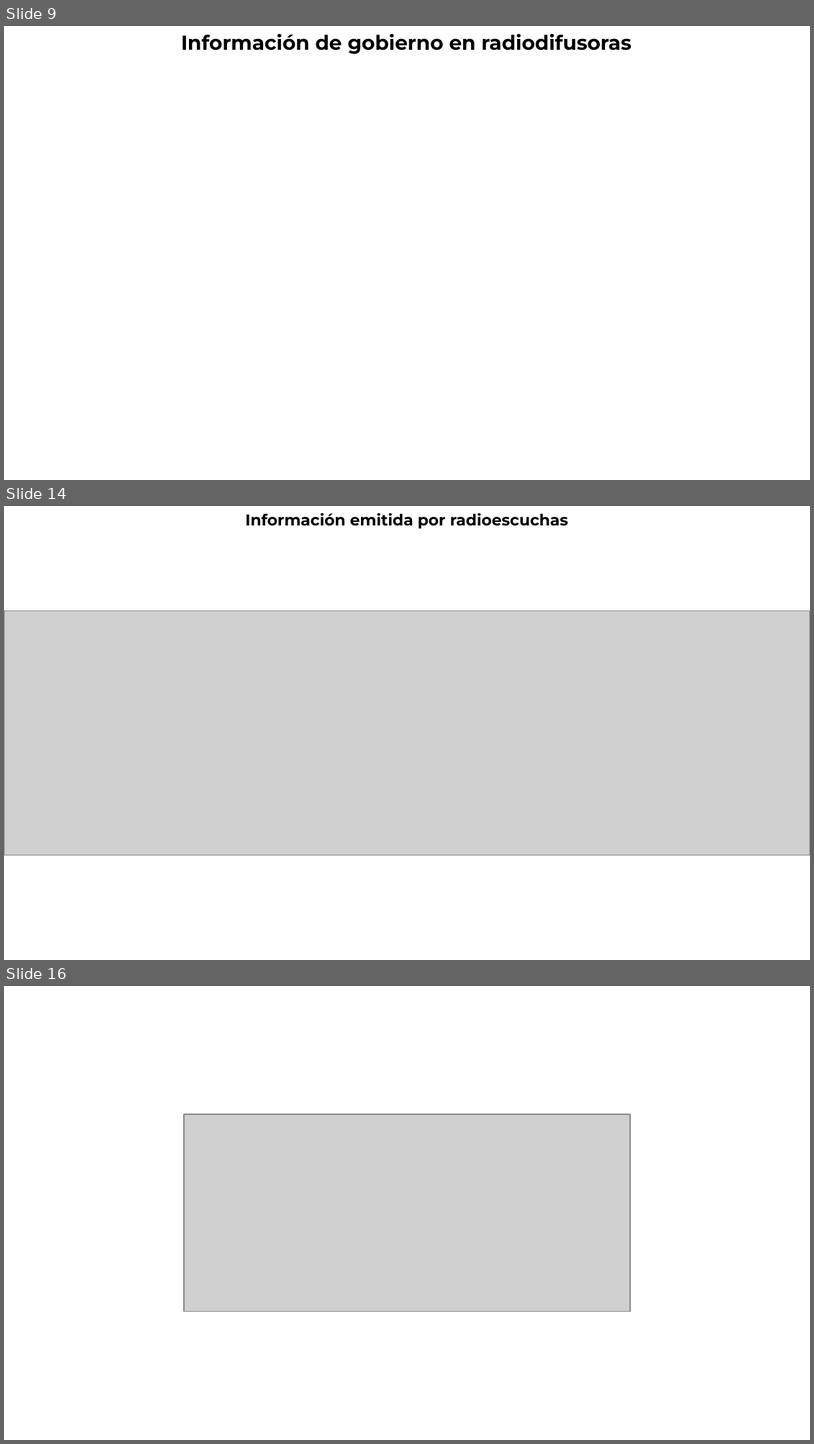
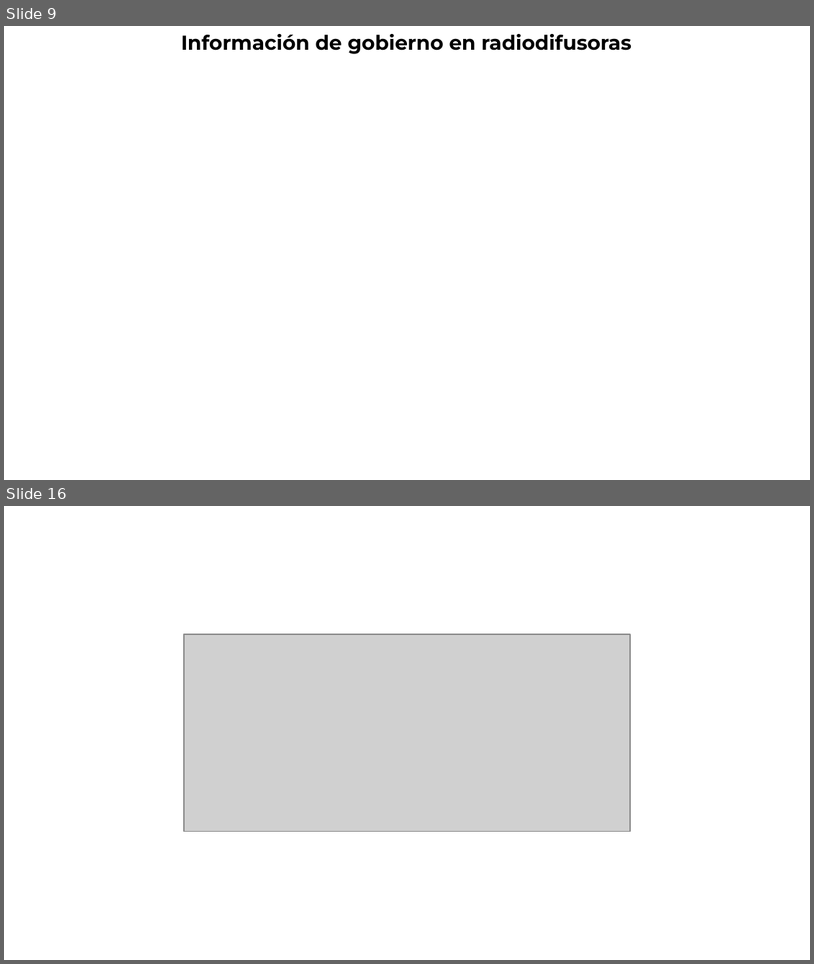
Before and after one commit to thelonious9/Reporteportadas, a slide deck: Reporte 220526.pptx. Shown one above the other, each under a label of ours: slides 9, 14 and 16 before the commit, slides 9 and 16 after it; the slides between them are not shown. The pictures are 814x1444 and 814x964 pixels, drawn with LibreOffice and Linux fonts; fonts in the diff are those of the drawing; grey boxes stand for pictures; background and template pictures are left out. Boxes give left, top, right and bottom in pixels: in the first picture for what was removed or moved away, otherwise in the second. Text is boxed around its words. In the diff, an @@ line names an element or a change of style, - is before the commit and + after.

```diff
--- a/Reporte 220526.pptx
+++ b/Reporte 220526.pptx
@@ slide 14 removed at (4, 506, 810, 960), background #FFFFFF @@
@@ text removed at (245, 513, 568, 529) @@
-Información emitida por radioescuchas
@@ picture removed at (4, 611, 810, 855) @@
```
Also in this commit, not shown: 10 slides changed, 1 slide added, 2 other files.
